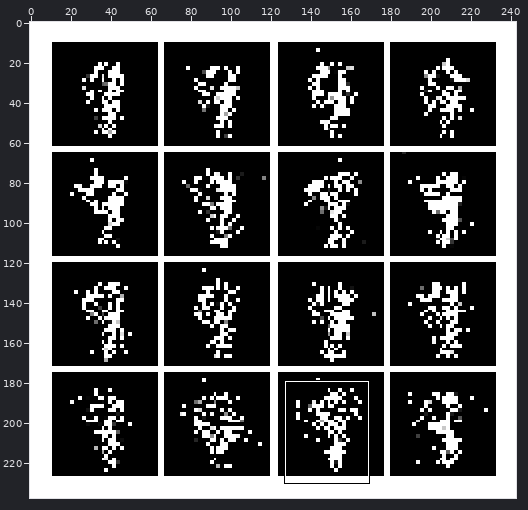
One commit to this sprite sheet: Vanillia_GANs/out/007.png. Above: a wide view before the commit, with the close-up outlined.
Close-up. First the earlier version:
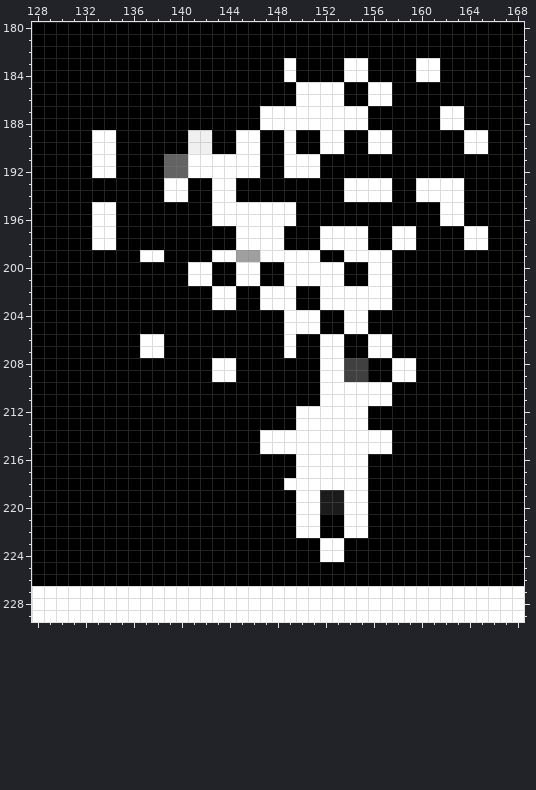
The file is 243x238 pixels. Colours within 5 levels of each other are drawn and written as one. Shown: x 128..168, y 180..229. The commit also changed other parts of the picture, which this record leaves out.
And afterwards:
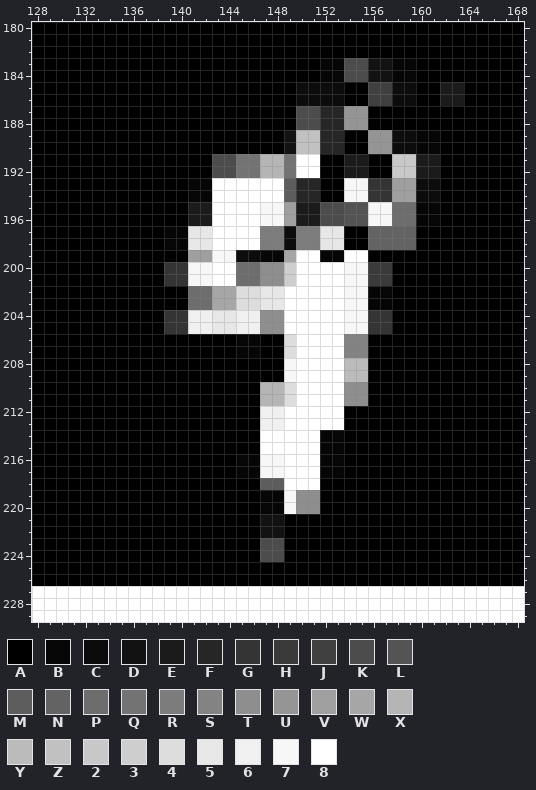
Palette (. is transparent): A #000000  B #060606  C #0c0c0c  D #121212  E #1b1b1b  F #262626  G #343434  H #3a3a3a  J #404040  K #4c4c4c  L #545454  M #5d5d5d  N #636363  P #6d6d6d  Q #737373  R #7c7c7c  S #838383  T #8e8e8e  U #959595  V #9f9f9f  W #a6a6a6  X #b5b5b5  Y #bbbbbb  Z #c1c1c1  2 #c8c8c8  3 #cecece  4 #dddddd  5 #e7e7e7  6 #f0f0f0  7 #f7f7f7  8 #ffffff
Edits made:
@@ x 128..168 @@
 182 AAAAAAAAAAAAAAAAAAAAAAAAAAAAAAAAAAAAAAAAA
-183 AAAAAAAAAAAAAAAAAAAAA8AAAA88AAAA88AAAAAAA
-184 AAAAAAAAAAAAAAAAAAAAA8AAAA88AAAA88AAAAAAA
-185 AAAAAAAAAAAAAAAAAAAAAA8888AA88AAAAAAAAAAA
-186 AAAAAAAAAAAAAAAAAAAAAA8888AA88AAAAAAAAAAA
-187 AAAAAAAAAAAAAAAAAAA888888888AAAAAA88AAAAA
-188 AAAAAAAAAAAAAAAAAAA888888888AAAAAA88AAAAA
-189 AAAAA88AAAAAA66AA88AA8AA88AA88AAAAAA88AAA
-190 AAAAA88AAAAAA66AA88AA8AA88AA88AAAAAA88AAA
-191 AAAAA88AAAANN888888AA888AAAAAAAAAAAAAAAAA
-192 AAAAA88AAAANN888888AA888AAAAAAAAAAAAAAAAA
-193 AAAAAAAAAAA88AA88AAAAAAAAA8888AA8888AAAAA
-194 AAAAAAAAAAA88AA88AAAAAAAAA8888AA8888AAAAA
-195 AAAAA88AAAAAAAA8888888AAAAAAAAAAAA88AAAAA
-196 AAAAA88AAAAAAAA8888888AAAAAAAAAAAA88AAAAA
-197 AAAAA88AAAAAAAAAA8888AAA8888AA88AAAA88AAA
-198 AAAAA88AAAAAAAAAA8888AAA8888AA88AAAA88AAA
-199 AAAAAAAAA88AAAA88VV88888AA8888AAAAAAAAAAA
-200 AAAAAAAAAAAAA88AA88AA88888AA88AAAAAAAAAAA
-201 AAAAAAAAAAAAA88AA88AA88888AA88AAAAAAAAAAA
-202 AAAAAAAAAAAAAAA88AA888AA888888AAAAAAAAAAA
-203 AAAAAAAAAAAAAAA88AA888AA888888AAAAAAAAAAA
-204 AAAAAAAAAAAAAAAAAAAAA888AA88AAAAAAAAAAAAA
-205 AAAAAAAAAAAAAAAAAAAAA888AA88AAAAAAAAAAAAA
-206 AAAAAAAAA88AAAAAAAAAA8AA88AA88AAAAAAAAAAA
-207 AAAAAAAAA88AAAAAAAAAA8AA88AA88AAAAAAAAAAA
-208 AAAAAAAAAAAAAAA88AAAAAAA88JJAA88AAAAAAAAA
-209 AAAAAAAAAAAAAAA88AAAAAAA88JJAA88AAAAAAAAA
-210 AAAAAAAAAAAAAAAAAAAAAAAA888888AAAAAAAAAAA
-211 AAAAAAAAAAAAAAAAAAAAAAAA888888AAAAAAAAAAA
-212 AAAAAAAAAAAAAAAAAAAAAA888888AAAAAAAAAAAAA
-213 AAAAAAAAAAAAAAAAAAAAAA888888AAAAAAAAAAAAA
-214 AAAAAAAAAAAAAAAAAAA88888888888AAAAAAAAAAA
-215 AAAAAAAAAAAAAAAAAAA88888888888AAAAAAAAAAA
-216 AAAAAAAAAAAAAAAAAAAAAA888888AAAAAAAAAAAAA
-217 AAAAAAAAAAAAAAAAAAAAAA888888AAAAAAAAAAAAA
-218 AAAAAAAAAAAAAAAAAAAAA8888888AAAAAAAAAAAAA
-219 AAAAAAAAAAAAAAAAAAAAAA88EE88AAAAAAAAAAAAA
-220 AAAAAAAAAAAAAAAAAAAAAA88EE88AAAAAAAAAAAAA
-221 AAAAAAAAAAAAAAAAAAAAAA88AA88AAAAAAAAAAAAA
-222 AAAAAAAAAAAAAAAAAAAAAA88AA88AAAAAAAAAAAAA
-223 AAAAAAAAAAAAAAAAAAAAAAAA88AAAAAAAAAAAAAAA
-224 AAAAAAAAAAAAAAAAAAAAAAAA88AAAAAAAAAAAAAAA
+183 AAAAAAAAAAAAAAAAAAAAAAAABBKKDDBBAAAAAAAAA
+184 AAAAAAAAAAAAAAAAAAAAAAAABBKKDDBBAAAAAAAAA
+185 AAAAAAAAAAAAAAAAAAAAAACCCCAAJJCCAAEEAAAAA
+186 AAAAAAAAAAAAAAAAAAAAAACCCCAAJJCCAAEEAAAAA
+187 AAAAAAAAAAAAAAAAAAAAAAKKFFUUAAAAAAAAAAAAA
+188 AAAAAAAAAAAAAAAAAAAAAAKKFFUUAAAAAAAAAAAAA
+189 AAAAAAAAAAAAAAAAAAAAADZZFFAAUUCCBBAAAAAAA
+190 AAAAAAAAAAAAAAAAAAAAADZZFFAAUUCCBBAAAAAAA
+191 AAAAAAAAAAAAAAAKKQQXXQ88AAEEAA22EEAAAAAAA
+192 AAAAAAAAAAAAAAAKKQQXXQ88AAEEAA22EEAAAAAAA
+193 AAAAAAAAAAAAABB888888MFFAA77GGVVCCAAAAAAA
+194 AAAAAAAAAAAAABB888888MFFAA77GGVVCCAAAAAAA
+195 AAAAAAAAAAAAAEE888877VEEKKLL77PPBBAAAAAAA
+196 AAAAAAAAAAAAAEE888877VEEKKLL77PPBBAAAAAAA
+197 AAAAAAAAAAABB558888RRCRR55AANNNNAAAAAAAAA
+198 AAAAAAAAAAABB558888RRCRR55AANNNNAAAAAAAAA
+199 AAAAAAAAAAAAAVV77CCBBW88BB88AAAAAAAAAAAAA
+200 AAAAAAAAAAAGG7788PPTT3888877HHAAAAAAAAAAA
+201 AAAAAAAAAAAGG7788PPTT3888877HHAAAAAAAAAAA
+202 AAAAAAAAAAAAAPPWW44558888877BBAAAAAAAAAAA
+203 AAAAAAAAAAAAAPPWW44558888877BBAAAAAAAAAAA
+204 AAAAAAAAAAAGG665566TT8888877GGAAAAAAAAAAA
+205 AAAAAAAAAAAGG665566TT8888877GGAAAAAAAAAAA
+206 AAAAAAAAAAAAAAAAABBAA48888SSAAAAAAAAAAAAA
+207 AAAAAAAAAAAAAAAAABBAA48888SSAAAAAAAAAAAAA
+208 AAAAAAAAAAAAAAAAAAAAA78888YYAAAAAAAAAAAAA
+209 AAAAAAAAAAAAAAAAAAAAA78888YYAAAAAAAAAAAAA
+210 AAAAAAAAAAAAAAAAAAAXX48888TTAAAAAAAAAAAAA
+211 AAAAAAAAAAAAAAAAAAAXX48888TTAAAAAAAAAAAAA
+212 AAAAAAAAAAAAAAAAAAA6688888AAAAAAAAAAAAAAA
+213 AAAAAAAAAAAAAAAAAAA6688888AAAAAAAAAAAAAAA
+214 AAAAAAAAAAAAAAAAAAA88888BBAAAAAAAAAAAAAAA
+215 AAAAAAAAAAAAAAAAAAA88888BBAAAAAAAAAAAAAAA
+216 AAAAAAAAAAAAAAAAABB77888BBAAAAAAAAAAAAAAA
+217 AAAAAAAAAAAAAAAAABB77888BBAAAAAAAAAAAAAAA
+218 AAAAAAAAAAAAAAAAAAAMM888AAAAAAAAAAAAAAAAA
+219 AAAAAAAAAAAAAAAAAAABB7TTAAAAAAAAAAAAAAAAA
+220 AAAAAAAAAAAAAAAAAAABB7TTAAAAAAAAAAAAAAAAA
+221 AAAAAAAAAAAAAAAAAAADDAAAAAAAAAAAAAAAAAAAA
+222 AAAAAAAAAAAAAAAAAAADDAAAAAAAAAAAAAAAAAAAA
+223 AAAAAAAAAAAAAAAAAAAKKAAAAAAAAAAAAAAAAAAAA
+224 AAAAAAAAAAAAAAAAAAAKKAAAAAAAAAAAAAAAAAAAA
 225 AAAAAAAAAAAAAAAAAAAAAAAAAAAAAAAAAAAAAAAAA
Boxes around the changes in both close-ups, in picture pixels (x1, y1, x2, y2):
changed: (92, 58, 488, 562)
